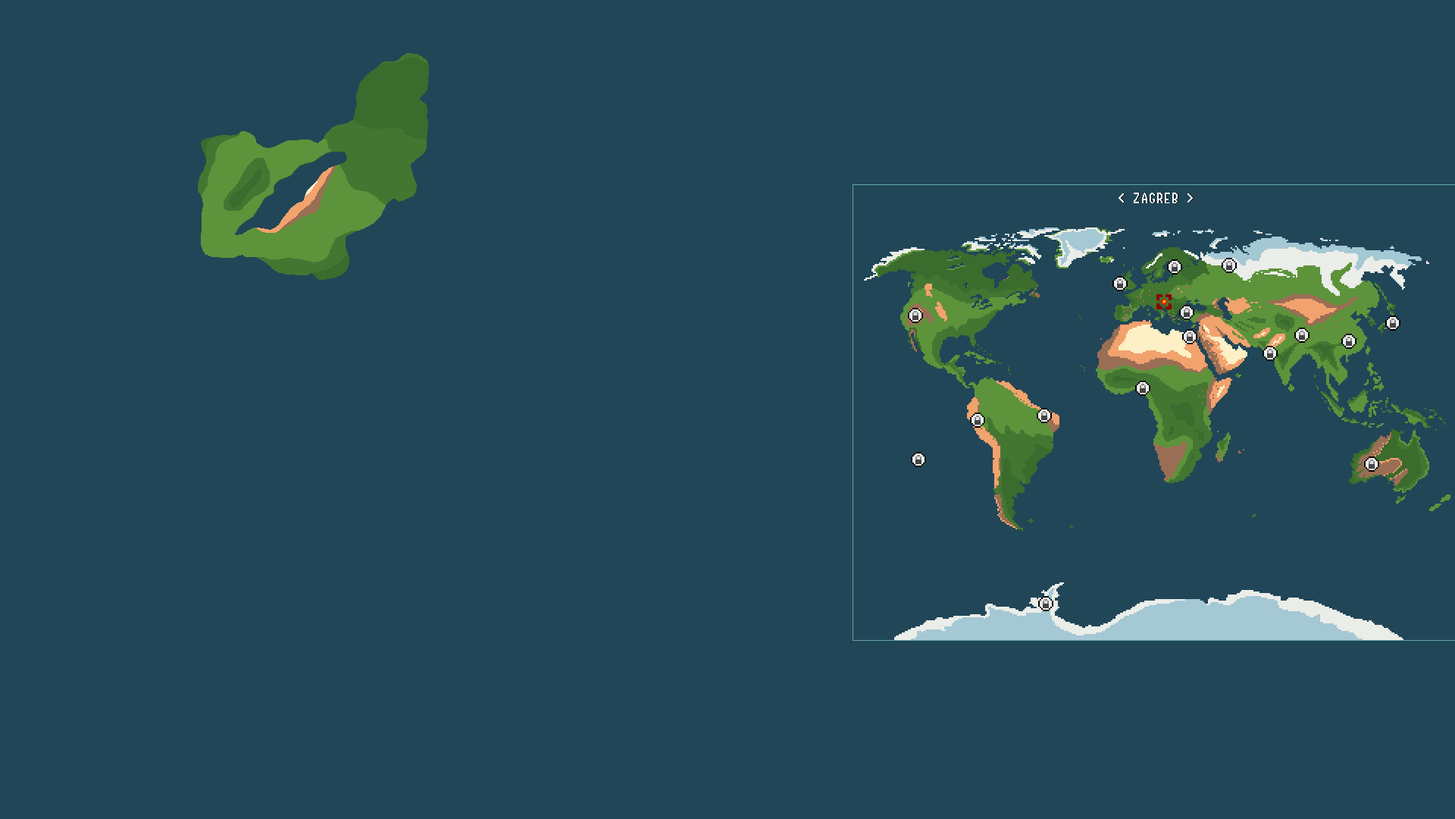
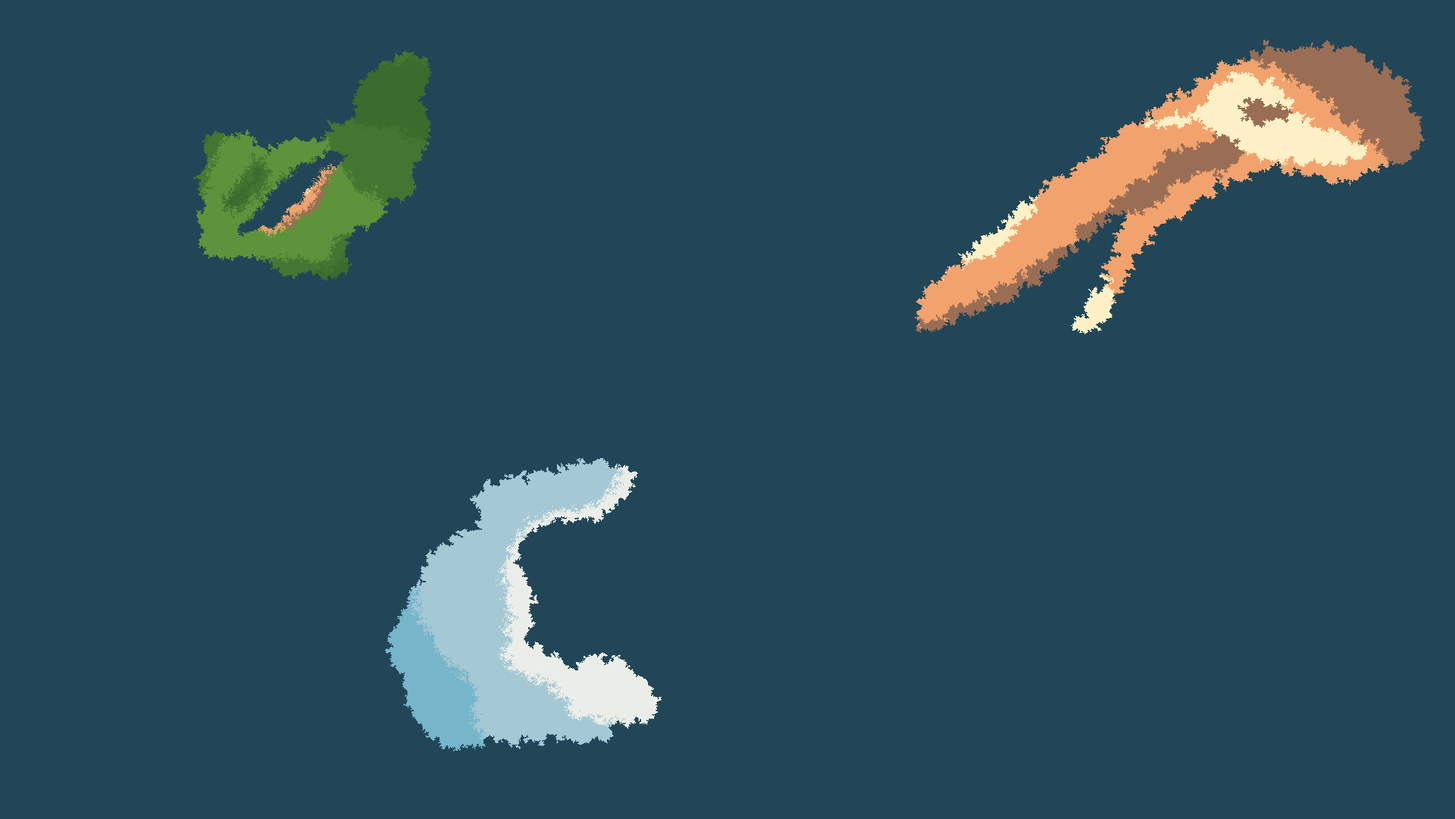
Comparing the layer stacks of the two 1455×819 images. Changes:
added group "Hiekka saari" with 3 layers above "Jää saari" over [912, 39, 1426, 335]
added layer "Layer #4" in group "Hiekka saari" over [914, 39, 1426, 335]
added layer "Layer #5" in group "Hiekka saari" over [914, 39, 1426, 335]
added group "Jää saari" with 3 layers above "Uusi saari testi" over [385, 457, 662, 752]
added layer "Layer copy #1" in group "Jää saari" over [385, 457, 662, 752]
added layer "Layer copy" in group "Jää saari" over [385, 457, 662, 752]
added group "Uusi saari testi" with 4 layers above "Pasted Layer" over [193, 50, 433, 281]
added layer "Floated Layer copy" in group "Uusi saari testi" over [193, 50, 433, 281]
added layer "Floated Layer copy #1" in group "Uusi saari testi" over [193, 50, 433, 281]
hid "Pasted Layer" over [852, 184, 1455, 641]
removed layer "Visible" over [197, 53, 430, 280]
